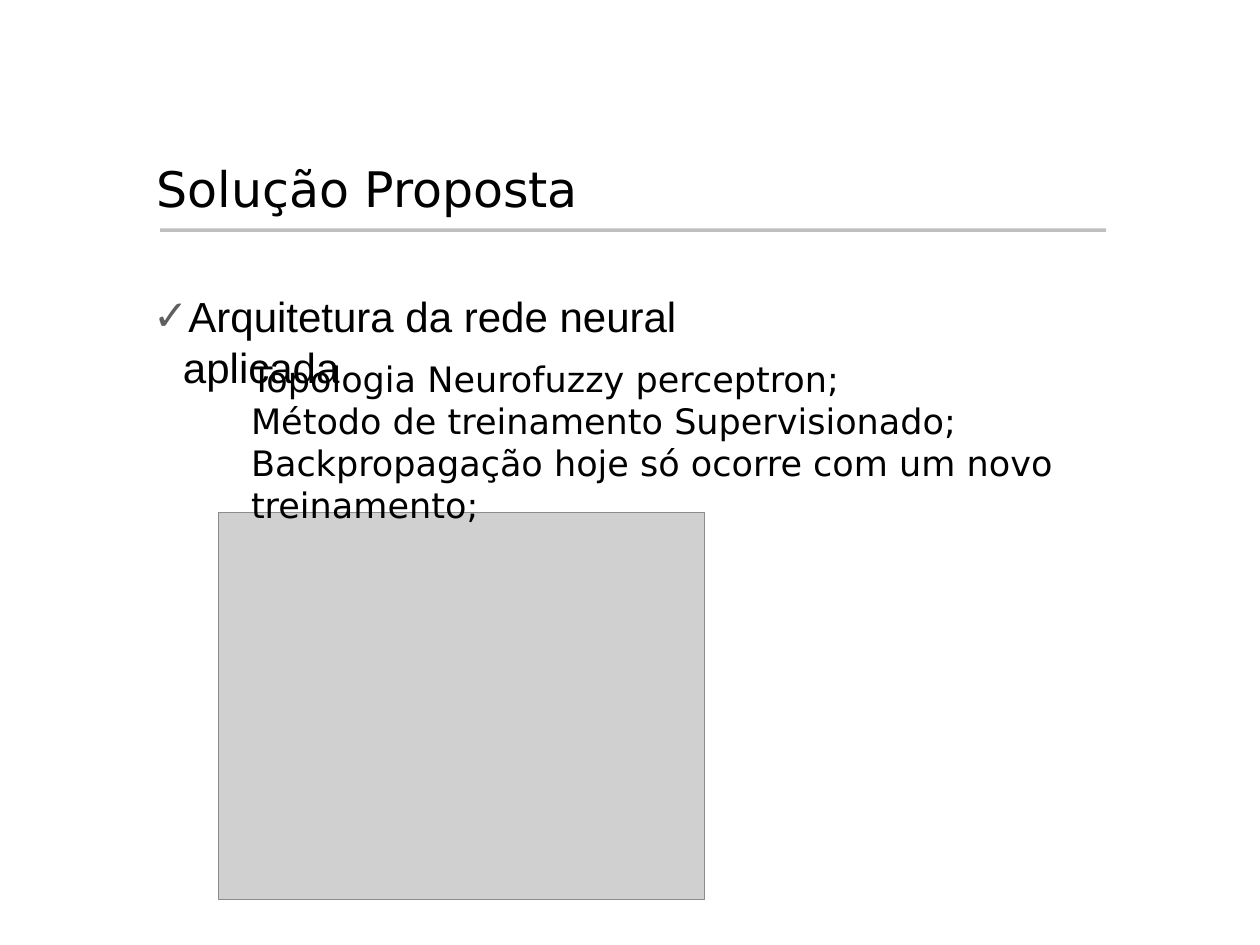
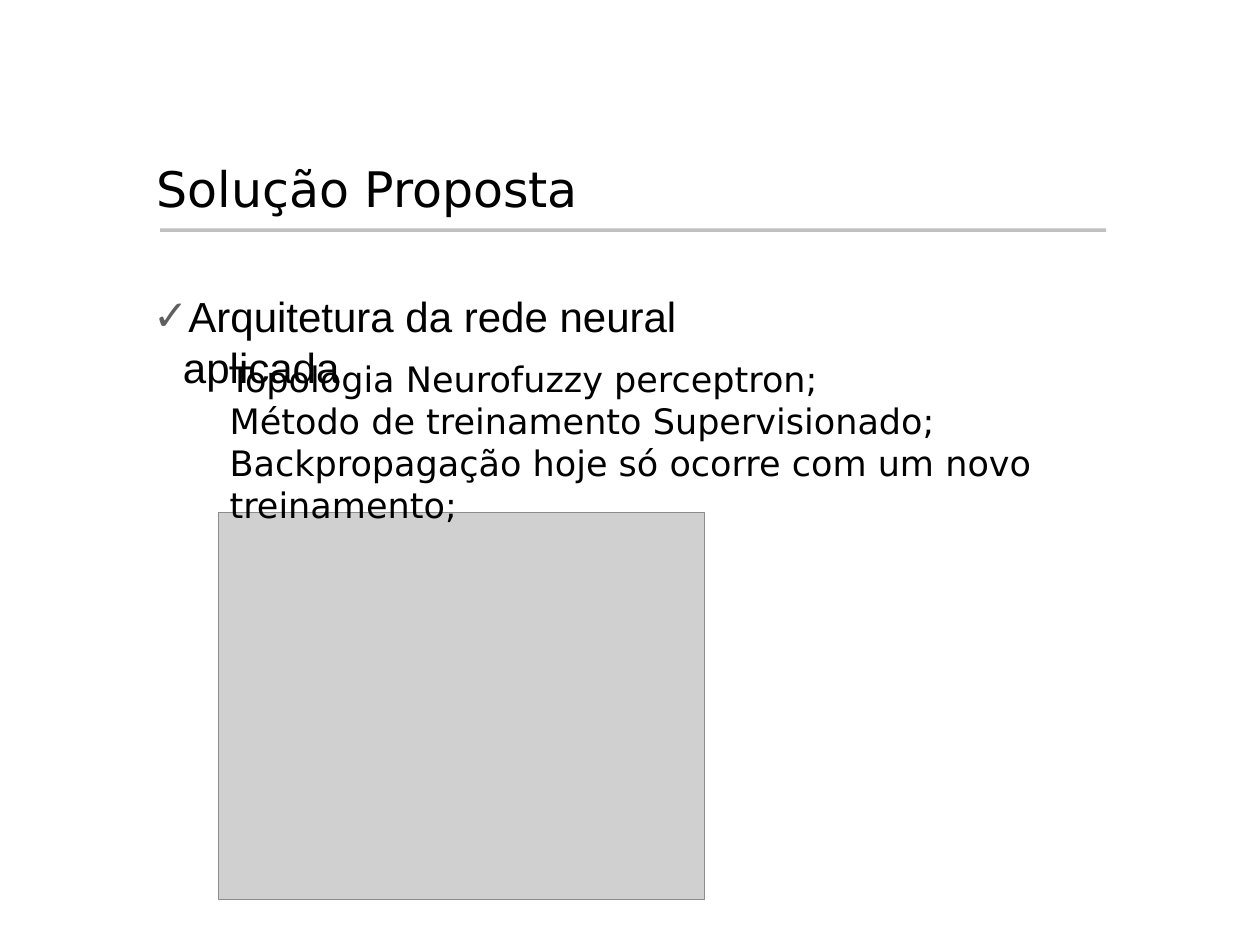
Before and after one commit to rcabral/creditanalyst, a slide deck: slide 15 of Apresentacao_Hermes/Apresentacao_Hermes.ppt (slide 10 before the commit). Drawn at 1260x945 pixels with LibreOffice and Linux fonts; fonts in the diff are those of the drawing; grey boxes stand for pictures; background and template pictures are left out. Boxes give left, top, right and bottom in pixels: in the first picture for what was removed or moved away, otherwise in the second. Text is boxed around its words. In the diff, an @@ line names an element or a change of style, - is before the commit and + after.

```diff
--- a/Apresentacao_Hermes/Apresentacao_Hermes.ppt
+++ b/Apresentacao_Hermes/Apresentacao_Hermes.ppt
@@ text "Topologia Neurofuzzy perceptron;": place and size @@
-text "Topologia Neurofuzzy perceptron;" at <box>251,364,1053,484</box>
+text "Topologia Neurofuzzy perceptron;" at <box>230,364,1031,484</box>
```
Also in this commit, not shown: 3 other slides changed, 5 slides added.
